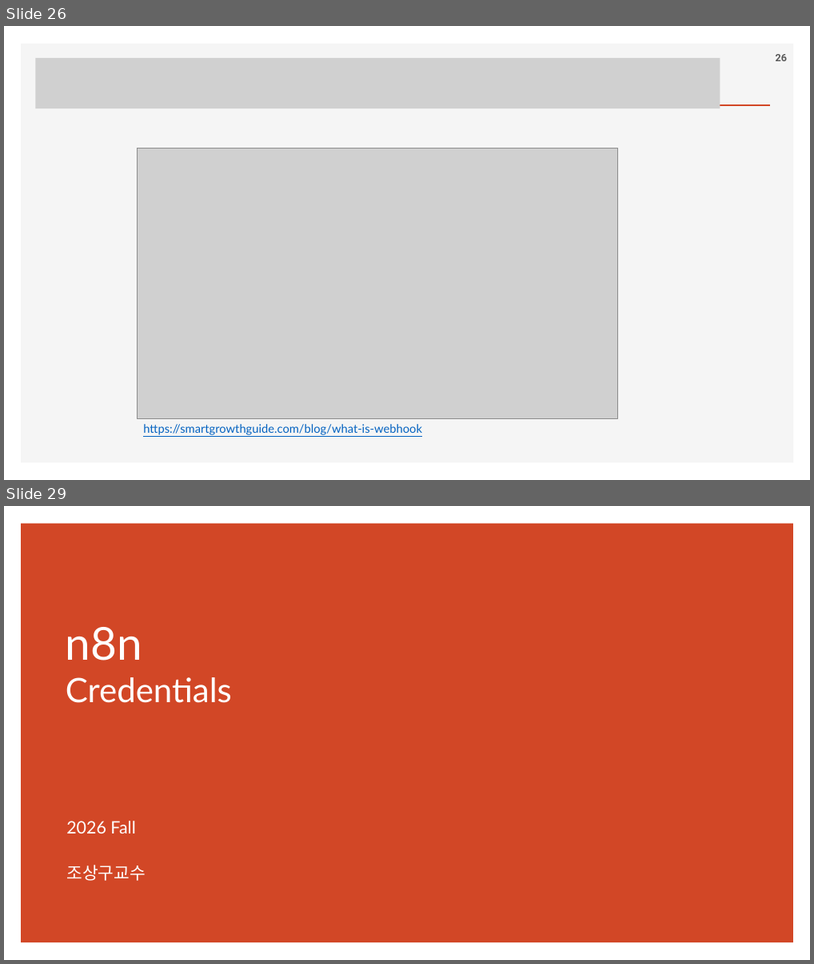
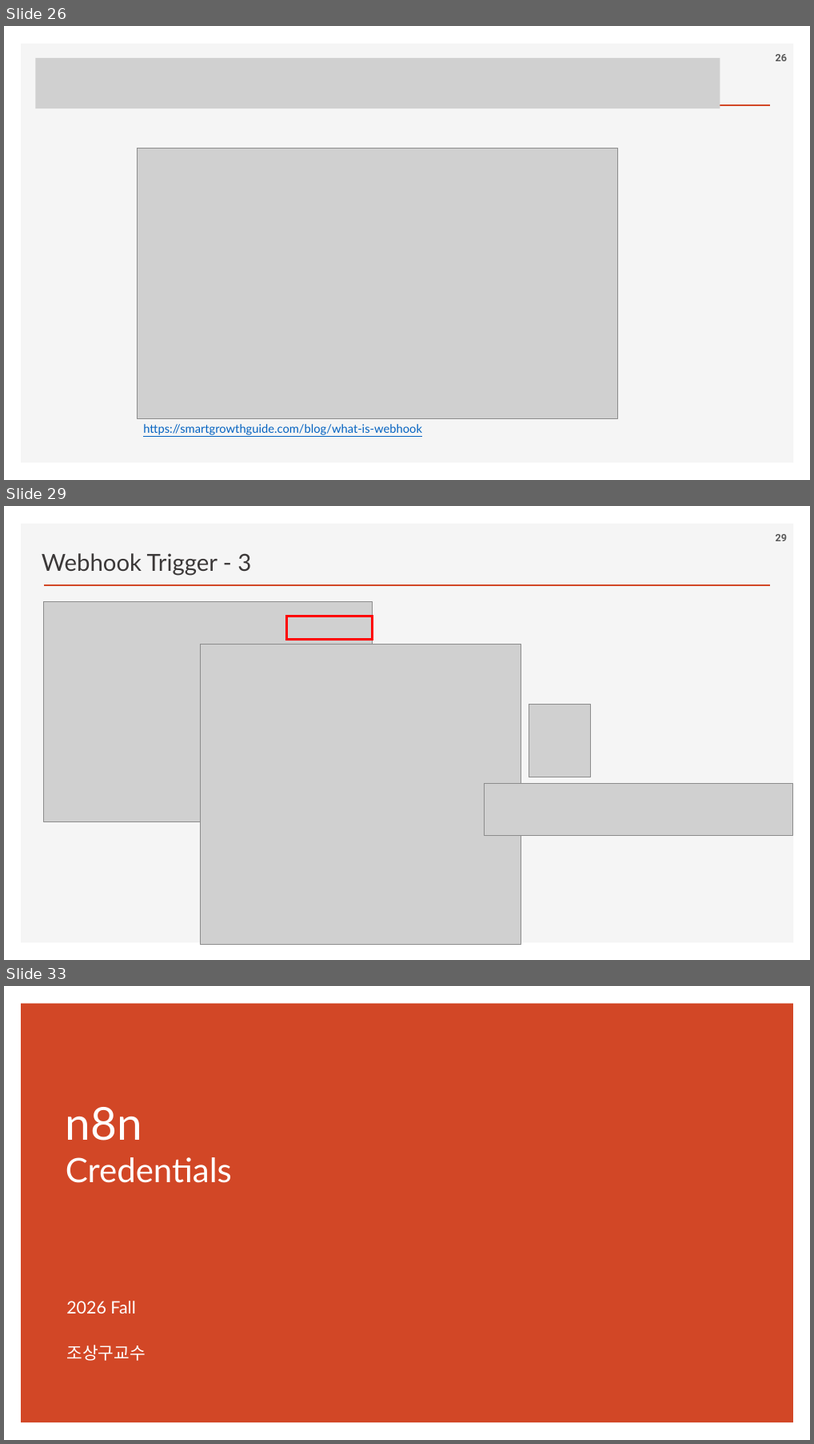
Before and after one commit to ancestor9/2026_Fall_AI-Workflow, a slide deck: PPTs/04_AI Workflow_n8n.pptx. Shown one above the other, each under a label of ours: slides 26 and 29 before the commit, slides 26, 29 and 33 after it; the slides between them are not shown. The pictures are 814x964 and 814x1444 pixels, drawn with LibreOffice and Linux fonts; fonts in the diff are those of the drawing; grey boxes stand for pictures; background and template pictures are left out. Boxes give left, top, right and bottom in pixels: in the first picture for what was removed or moved away, otherwise in the second. Text is boxed around its words. In the diff, an @@ line names an element or a change of style, - is before the commit and + after.

```diff
--- a/PPTs/04_AI Workflow_n8n.pptx
+++ b/PPTs/04_AI Workflow_n8n.pptx
@@ slide 29 added at (4, 506, 810, 960), background #FFFFFF; not listed: 2 template elements that a slide beside it also shows @@
@@ text added at (42, 553, 251, 575), 28 pt, text #3B3838 @@
+Webhook Trigger - 3
@@ page number added at (776, 534, 787, 541), 12 pt, text #595959, bold @@
+29
@@ picture added at (44, 601, 373, 821) @@
@@ rectangle added at (286, 616, 373, 639), outline #FF0000 3 pt @@
@@ picture added at (201, 644, 522, 944) @@
@@ picture added at (529, 704, 591, 777) @@
@@ picture added at (484, 784, 794, 835) @@
@@ what was slide 29 is now slide 33 @@
```
Also in this commit, not shown: 4 slides changed, 3 other slides added.
